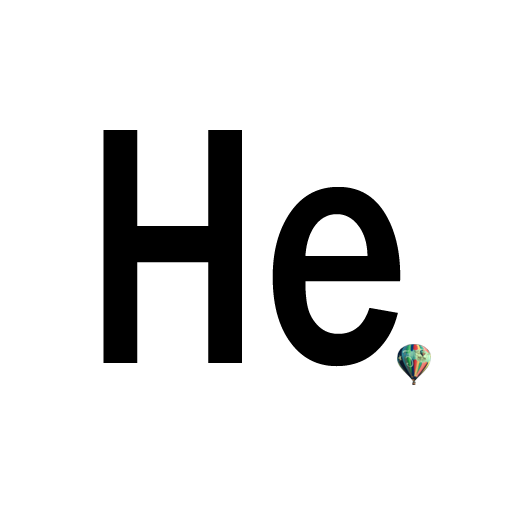
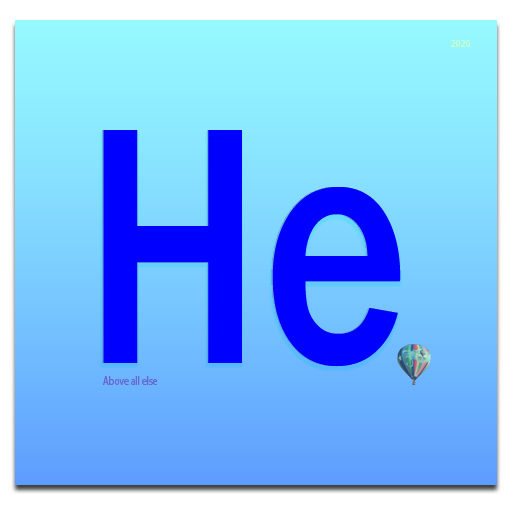
Layers edited between the first and the second (512, 512) image:
renamed "2021" to "2020", showed it, painted on it over 451, 40, 471, 47
removed group "Group lite" (3 layers) over 103, 130, 431, 385
showed "Above all else", moved it out of group "Group lite", painted on it over 103, 376, 158, 385
moved "He" out of group "Group lite", painted on it over 103, 130, 401, 367
"Helium 3": opacity 100% → 69%, moved it out of group "Group lite" over 397, 344, 431, 385
showed "Layer 4" over 102, 130, 400, 366
showed "Layer 1" over 15, 20, 497, 485
